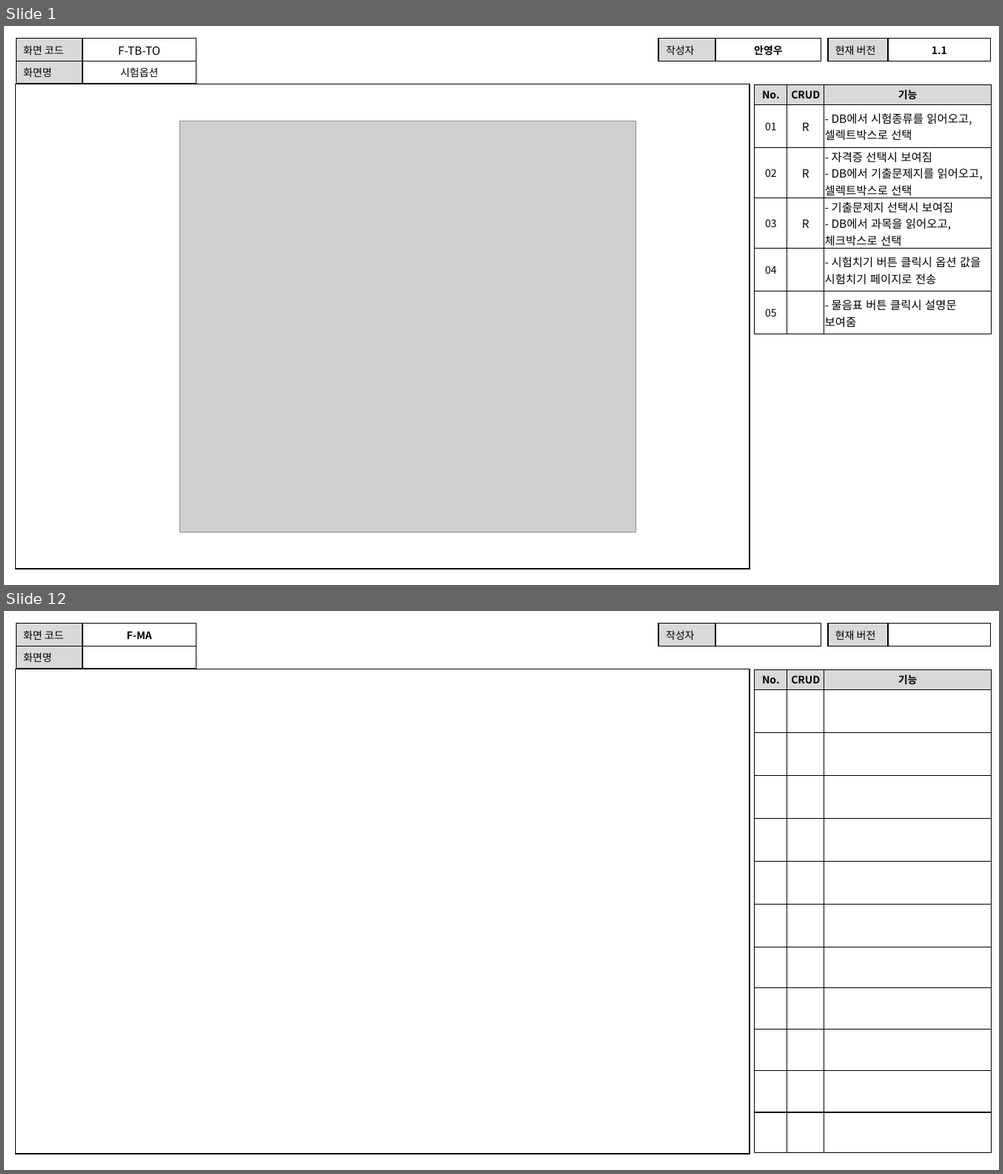
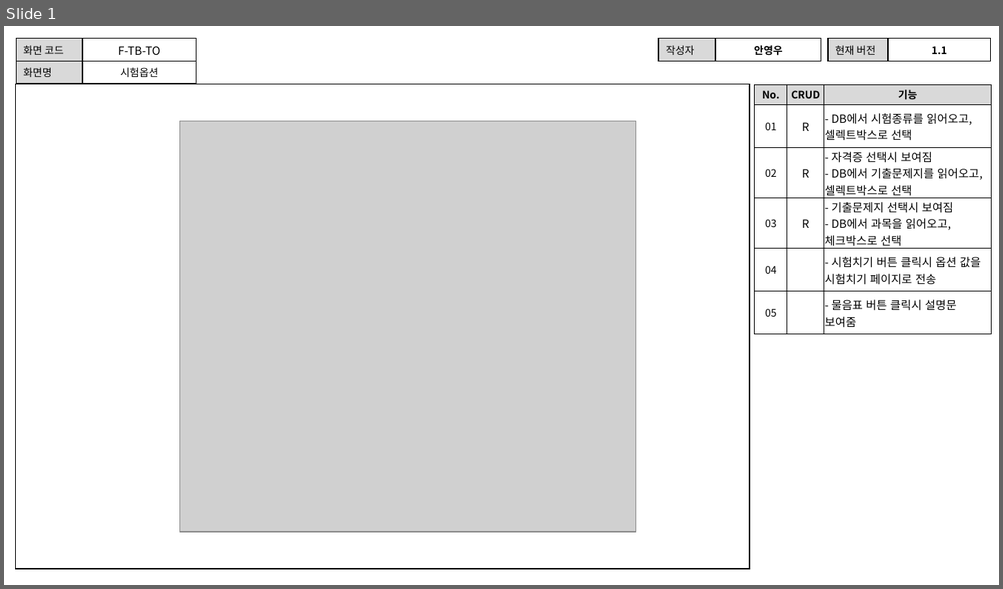
Before and after one commit to index506/cosmo6th_3thGroup, a slide deck: Text/02.화면설계도/0916_영우 화면설계서 ver2.pptx. Shown one above the other, each under a label of ours: slides 1 and 12 before the commit, slide 1 after it; the slides between them are not shown. The pictures are 1003x1174 and 1003x589 pixels, drawn with LibreOffice and Linux fonts; fonts in the diff are those of the drawing; grey boxes stand for pictures. Boxes give left, top, right and bottom in pixels: in the first picture for what was removed or moved away, otherwise in the second. Text is boxed around its words. In the diff, an @@ line names an element or a change of style, - is before the commit and + after.

```diff
--- a/Text/02.화면설계도/0916_영우 화면설계서 ver2.pptx
+++ b/Text/02.화면설계도/0916_영우 화면설계서 ver2.pptx
@@ slide 12 removed at (4, 611, 999, 1170), background #FFFFFF @@
@@ table removed at (16, 624, 196, 665), 2 rows, 2 columns @@
-화면 코드 | F-MA
-화면명 | 
@@ table removed at (658, 624, 821, 644), 1 rows, 2 columns @@
-작성자 | 
@@ table removed at (828, 624, 990, 644), 1 rows, 2 columns @@
-현재 버전 | 
@@ rectangle removed at (16, 669, 749, 1154) @@
@@ table removed at (754, 670, 992, 1153), 12 rows, 3 columns @@
-No. | CRUD | 기능
- |  | 
- |  | 
- |  | 
- |  | 
- |  | 
- |  | 
- |  | 
- |  | 
- |  | 
- |  | 
- |  | 
```
Also in this commit, not shown: 10 slides changed, 6 other files.
